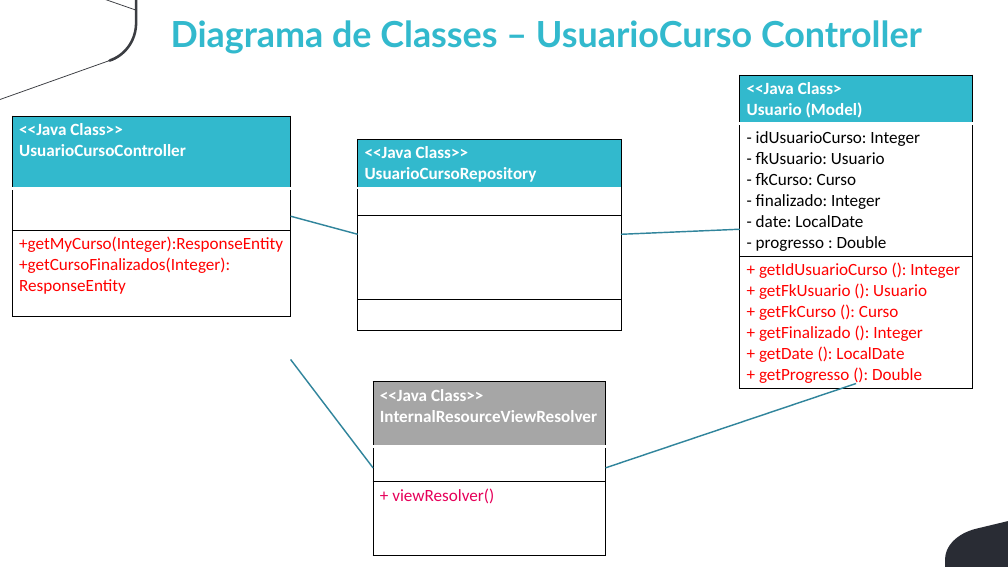
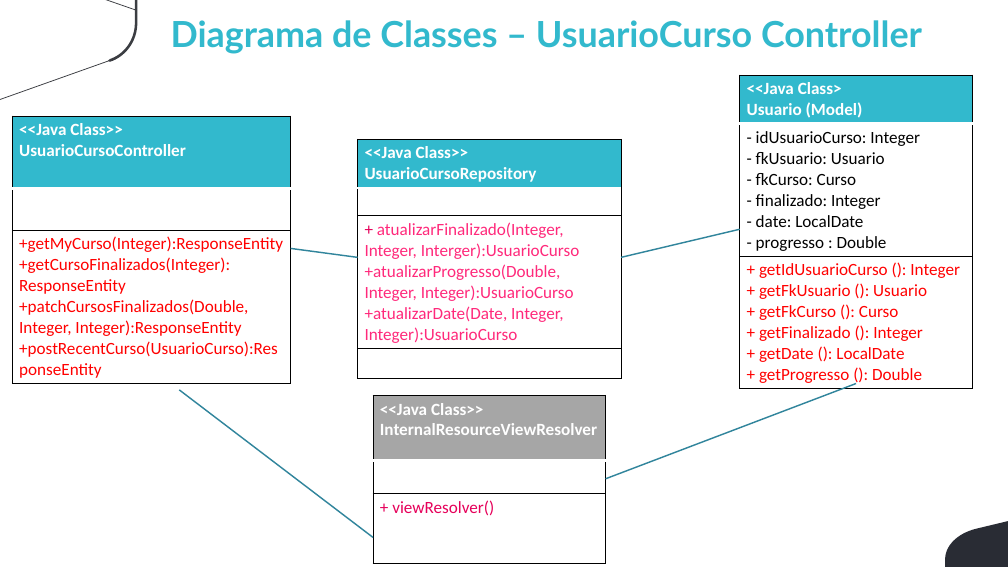
Before and after one commit to winicius-silva/viden-grupo-4-3adsb, a slide deck: slide 10 of Documentação/Engenharia de Sofware - Arq Componentes.pptx. Drawn at 1008x567 pixels with LibreOffice and Linux fonts; fonts in the diff are those of the drawing; background and template pictures are left out. Boxes give left, top, right and bottom in pixels: in the first picture for what was removed or moved away, otherwise in the second. Text is boxed around its words. In the diff, an @@ line names an element or a change of style, - is before the commit and + after.

```diff
--- a/Documentação/Engenharia de Sofware - Arq Componentes.pptx
+++ b/Documentação/Engenharia de Sofware - Arq Componentes.pptx
@@ table at <box>12,116,291,381</box> @@
-row 3, column 1: +getMyCurso(Integer):ResponseEntity / +getCursoFinalizados(Integer): / ResponseEntity
+row 3, column 1: +getMyCurso(Integer):ResponseEntity / +getCursoFinalizados(Integer): / ResponseEntity / +patchCursosFinalizados(Double, Integer, Integer):ResponseEntity / +postRecentCurso(UsuarioCurso):ResponseEntity
@@ table at <box>358,139,621,376</box> @@
+row 3: + atualizarFinalizado(Integer, Integer, Interger):UsuarioCurso / +atualizarProgresso(Double, Integer, Integer):UsuarioCurso / +atualizarDate(Date, Integer, Integer):UsuarioCurso
-row 4: 
@@ line moved from (621, 235) - (740, 229) to (621, 257) - (740, 229) @@
@@ line moved from (291, 216) - (358, 235) to (291, 248) - (358, 257) @@
@@ line moved from (605, 468) - (856, 383) to (605, 479) - (856, 383) @@
@@ line moved from (291, 359) - (373, 468) to (179, 390) - (373, 538) @@
@@ table: place and size @@
-table at <box>373,381,605,554</box>
+table at <box>373,396,605,563</box>
```
Also in this commit, not shown: 2 other slides changed, 2 other files.
